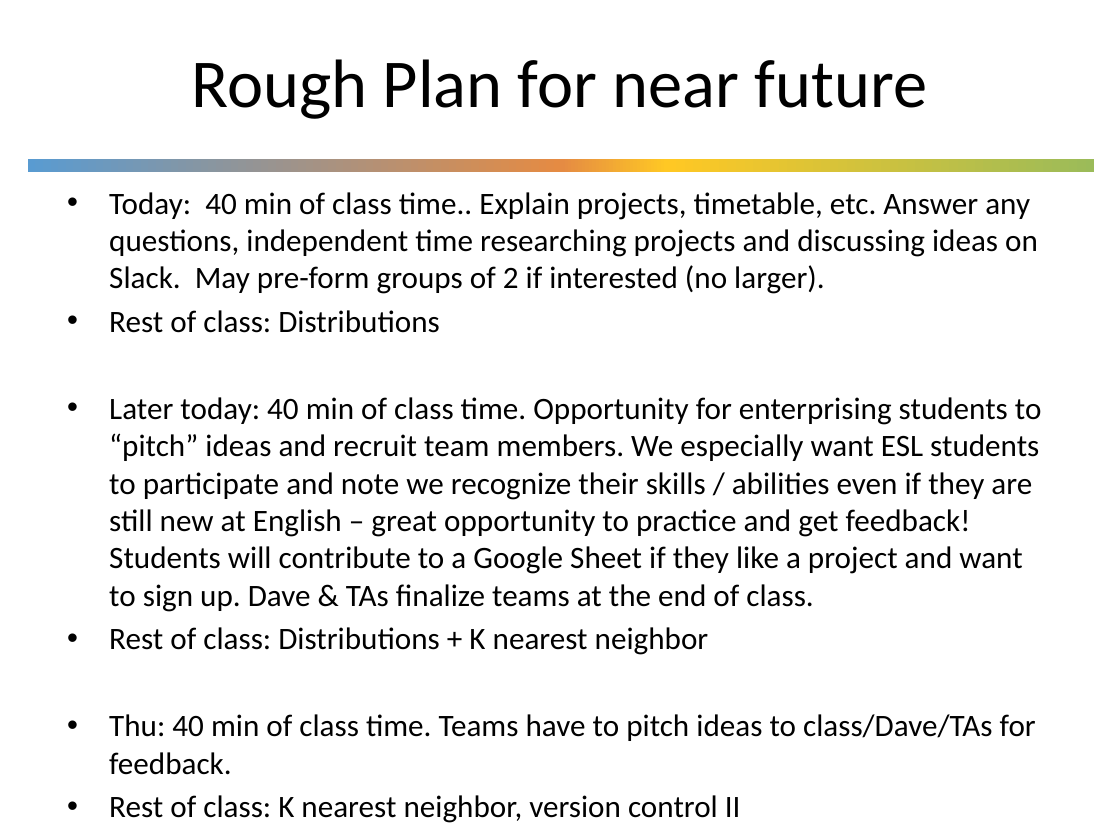
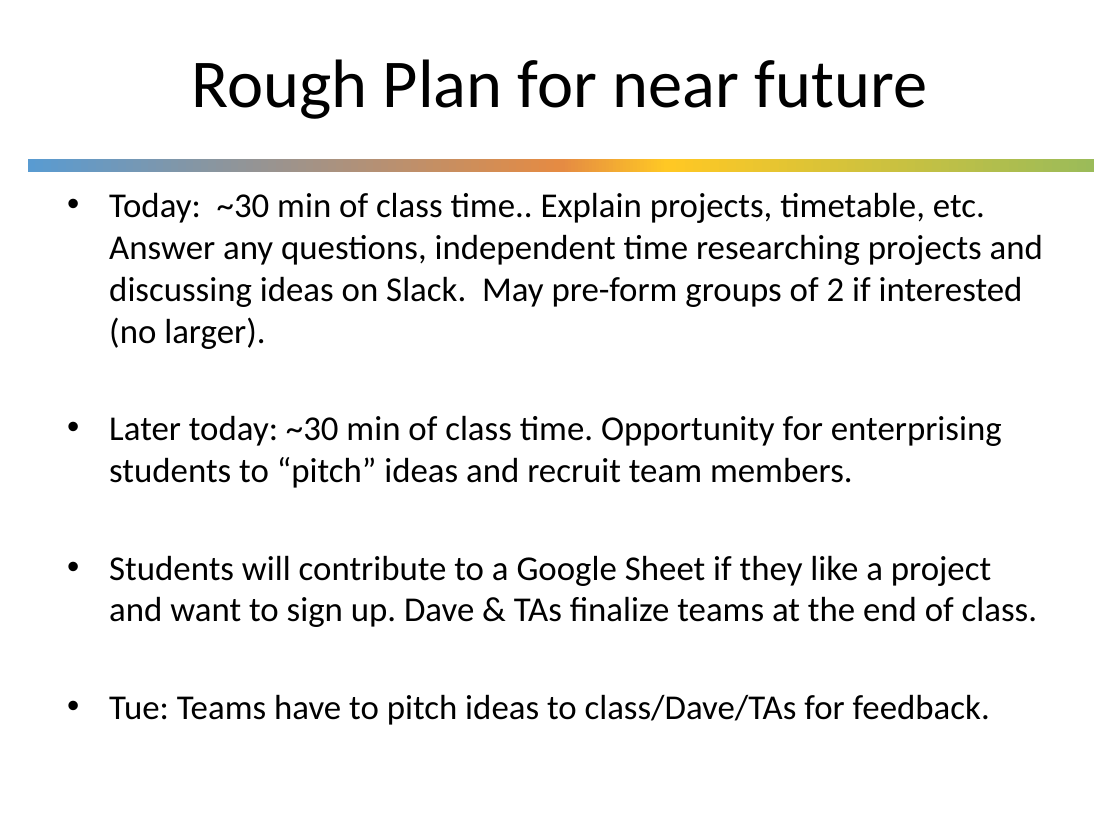
Before and after one commit to UWDIRECT/UWDIRECT.github.io, a slide deck: slide 5 of Wi19_content/Project_Overview.pptx. Drawn at 1120x840 pixels with LibreOffice and Linux fonts; fonts in the diff are those of the drawing; background and template pictures are left out. Boxes give left, top, right and bottom in pixels: in the first picture for what was removed or moved away, otherwise in the second. Text is boxed around its words. In the diff, an @@ line names an element or a change of style, - is before the commit and + after.

Commit message:
added overview slides for project

```diff
--- a/Wi19_content/Project_Overview.pptx
+++ b/Wi19_content/Project_Overview.pptx
@@ text at [109, 192, 1043, 725]: text changed; size 20 to 22.4 pt @@
-• Today: 40 min of class time.. Explain projects, timetable, etc. Answer any questions, independent time researching projects and discussing ideas on Slack. May pre-form groups of 2 if interested (no larger).
-• Rest of class: Distributions
-• Later today: 40 min of class time. Opportunity for enterprising students to “pitch” ideas and recruit team members. We especially want ESL students to participate and note we recognize their skills / abilities even if they are still new at English – great opportunity to practice and get feedback! Students will contribute to a Google Sheet if they like a project and want to sign up. Dave & TAs finalize teams at the end of class.
-• Rest of class: Distributions + K nearest neighbor
-• Thu: 40 min of class time. Teams have to pitch ideas to class/Dave/TAs for feedback.
-• Rest of class: K nearest neighbor, version control II
+• Today: ~30 min of class time.. Explain projects, timetable, etc. Answer any questions, independent time researching projects and discussing ideas on Slack. May pre-form groups of 2 if interested (no larger).
+• Later today: ~30 min of class time. Opportunity for enterprising students to “pitch” ideas and recruit team members.
+• Students will contribute to a Google Sheet if they like a project and want to sign up. Dave & TAs finalize teams at the end of class.
+• Tue: Teams have to pitch ideas to class/Dave/TAs for feedback.
```
Also in this commit, not shown: 2 other slides changed.
